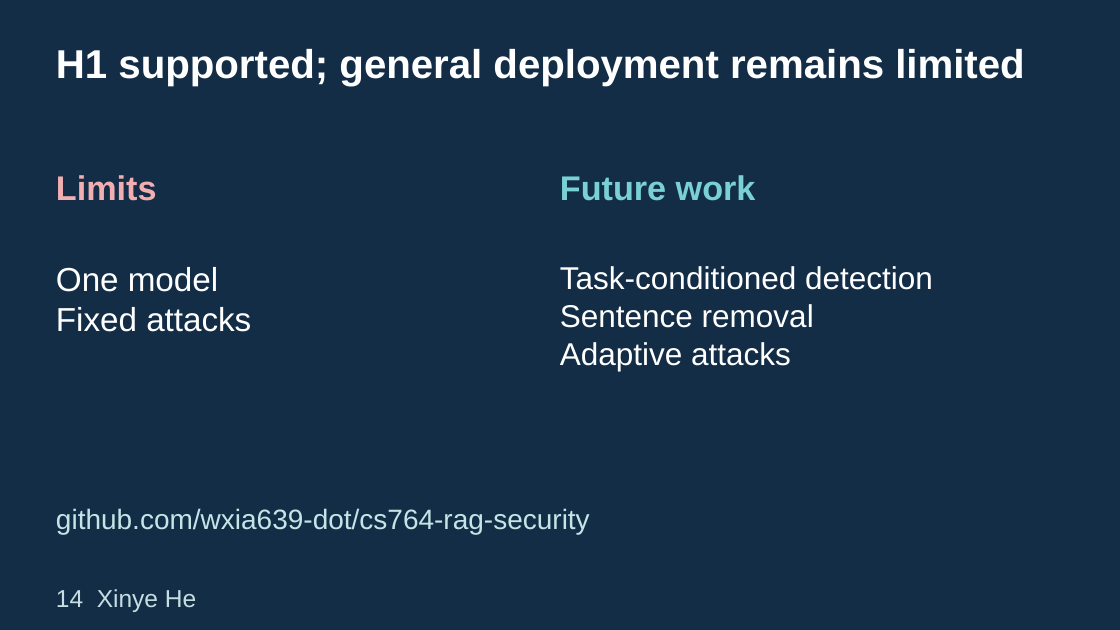
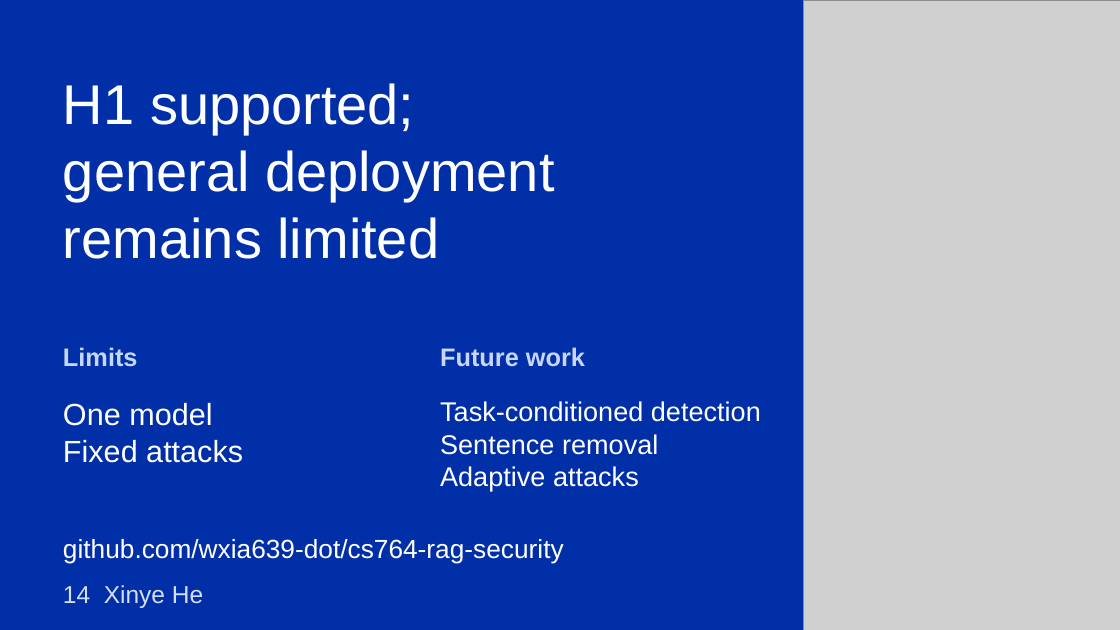
Before and after one commit to wxia639-dot/cs764-rag-security, a slide deck: slide 14 of CS764_RAG_Security_Presentation_Final.pptx. Drawn at 1120x630 pixels with LibreOffice and Linux fonts; fonts in the diff are those of the drawing; grey boxes stand for pictures. Boxes give left, top, right and bottom in pixels: in the first picture for what was removed or moved away, otherwise in the second. Text is boxed around its words. In the diff, an @@ line names an element or a change of style, - is before the commit and + after.

Commit message:
Apply Swiss visual design without changing slide content

```diff
--- a/CS764_RAG_Security_Presentation_Final.pptx
+++ b/CS764_RAG_Security_Presentation_Final.pptx
@@ background #132D46 to #002FA7 @@
@@ picture added at bbox=[803, 0, 1120, 630] @@
@@ text at bbox=[63, 83, 554, 259]: text changed; size 34.5 to 48 pt; bold off @@
-H1 supported; general deployment remains limited
+H1 supported;
+general deployment
+remains limited
@@ text "Limits": place and size @@
-text "Limits" at bbox=[56, 175, 157, 201]
+text "Limits" at bbox=[63, 347, 138, 367]
@@ text "Limits" at bbox=[63, 347, 138, 367]: size 29.2 to 21.8 pt, text colour #F2AFB2 to #C7D6FF @@
@@ text "Future work": place and size @@
-text "Future work" at bbox=[560, 175, 756, 201]
+text "Future work" at bbox=[440, 347, 585, 367]
@@ text "Future work" at bbox=[440, 347, 585, 367]: size 29.2 to 21.8 pt, text colour #79D1D5 to #C7D6FF @@
@@ text "One model": place and size @@
-text "One model" at bbox=[56, 267, 251, 332]
+text "One model" at bbox=[63, 403, 243, 463]
@@ text "One model" at bbox=[63, 403, 243, 463]: size 28.5 to 26.2 pt @@
@@ text "Task-conditioned detection": place and size @@
-text "Task-conditioned detection" at bbox=[560, 266, 933, 371]
+text "Task-conditioned detection" at bbox=[440, 401, 761, 491]
@@ text "Task-conditioned detection" at bbox=[440, 401, 761, 491]: size 27 to 23.2 pt @@
@@ text "github.com/wxia639-dot/cs764-rag-security": place and size @@
-text "github.com/wxia639-dot/cs764-rag-security" at bbox=[56, 508, 590, 534]
+text "github.com/wxia639-dot/cs764-rag-security" at bbox=[63, 539, 564, 564]
@@ text "github.com/wxia639-dot/cs764-rag-security" at bbox=[63, 539, 564, 564]: size 24 to 22.5 pt, text colour #C4E5E8 to #FFFFFF @@
@@ text "14 Xinye He": place and size @@
-text "14 Xinye He" at bbox=[56, 589, 196, 612]
+text "14 Xinye He" at bbox=[63, 585, 203, 608]
@@ text "14 Xinye He" at bbox=[63, 585, 203, 608]: text colour #C6DDE3 to #D4DEEF @@
```
Also in this commit, not shown: 13 other slides changed, 2 other files.
